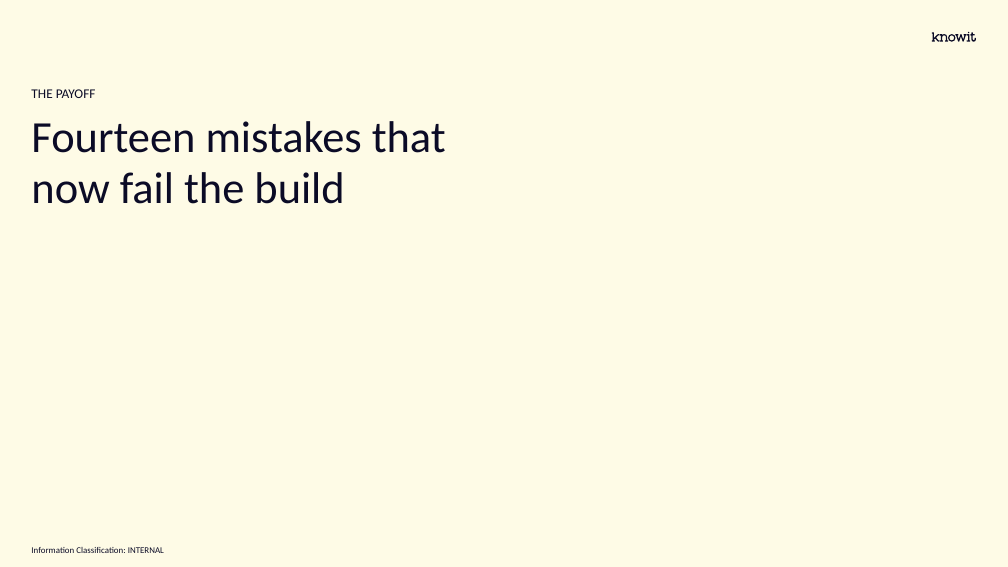
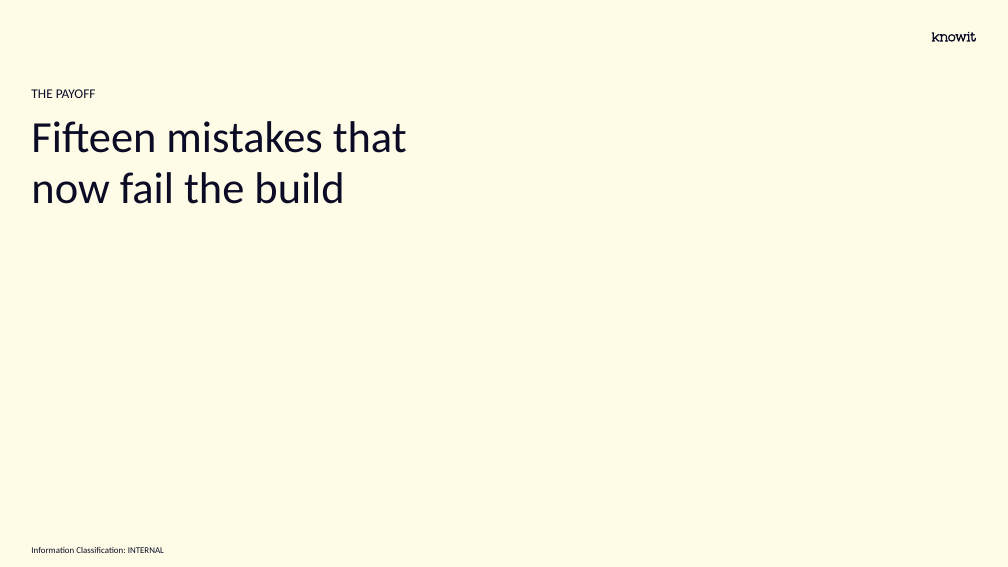
Before and after one commit to Rambrant/thorium, a slide deck: slide 8 of docs/Thorium.pptx. Drawn at 1008x567 pixels with LibreOffice and Linux fonts; fonts in the diff are those of the drawing; background and template pictures are left out. Boxes give left, top, right and bottom in pixels: in the first picture for what was removed or moved away, otherwise in the second. Text is boxed around its words. In the diff, an @@ line names an element or a change of style, - is before the commit and + after.

```diff
--- a/docs/Thorium.pptx
+++ b/docs/Thorium.pptx
@@ title at [31,121,407,204]: text changed @@
-Fourteen mistakes that now fail the build
+Fifteen mistakes that now fail the build
```
Also in this commit, not shown: 1 other slide changed, 19 other files.
